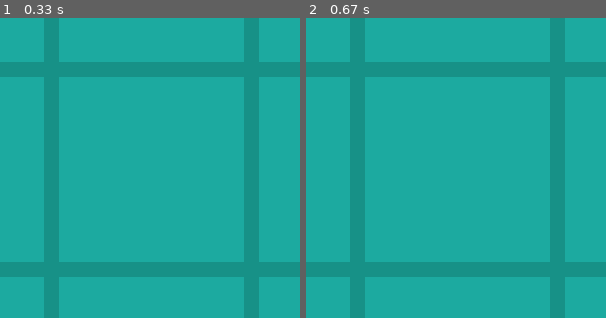
Above: before the commit, frames 1-2 (left to right).
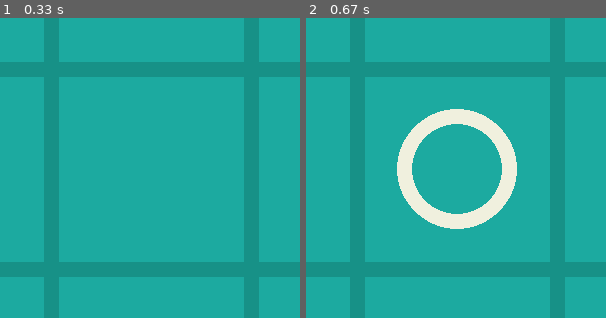
Above: after the commit, the same moments.

Repository: toastding/Pygame
Game: pygame game, started from TicTacToe.py
The game is run twice, just before and just after one commit, with the same random seed, the same clock (stepped at 60 frames per second) and the same inputs.
Inputs (mouse positions are % of the whole screen's width and height, from its top left):
- Up to frame 1 (0.33 s): no input
- Up to frame 2 (0.67 s): click (50, 50) at 0.38 s
The pictures show only the part of the screen within x 25-75%, y 25-75%; the shares and areas given below are measured in that part.

Frame 1 is identical in both runs. In frame 2, 5.5% of the frame differs, in the area x 30-71%, y 30-71%.

Commit message:
draw circle

Diff:
--- a/TicTacToe.py
+++ b/TicTacToe.py
@@ -8,10 +8,13 @@
 LINE_WIDTH = 15
 BOARD_ROWS = 3
 BOARD_COLS = 3
+CIRCLE_RADIUS = 60
+CIRCLE_WIDTH = 15
 
-
+RED = (255, 0, 0)
 BG_COLOR = (28, 170, 160)
 LINE_COLOR = (23, 145, 135)
+CIRCLE_COLOR = (240, 240, 222)
 
 screen = pygame.display.set_mode((WIDTH, HEIGHT))
 pygame.display.set_caption("TIC TAC TOE")
@@ -21,6 +24,20 @@
 # BOARD
 board = np.zeros((BOARD_ROWS, BOARD_COLS))
 # print(board)
+
+# draw X and O
+def draw_figures():
+    for row in range(BOARD_ROWS):
+        for col in range(BOARD_COLS):
+            if board[row][col] == 1:
+                pygame.draw.circle(
+                    screen,
+                    CIRCLE_COLOR,
+                    (int(col * 200 + 100), int(row * 200 + 100)),
+                    CIRCLE_RADIUS,
+                    CIRCLE_WIDTH,
+                )
+
 
 # mark the square
 def mark_square(row, col, player):
@@ -99,6 +116,8 @@
                 elif player == 2:
                     mark_square(clicked_row, clicked_col, 2)
                     player = 1
+
+                draw_figures()
                 print(board)
 
     pygame.display.update()
